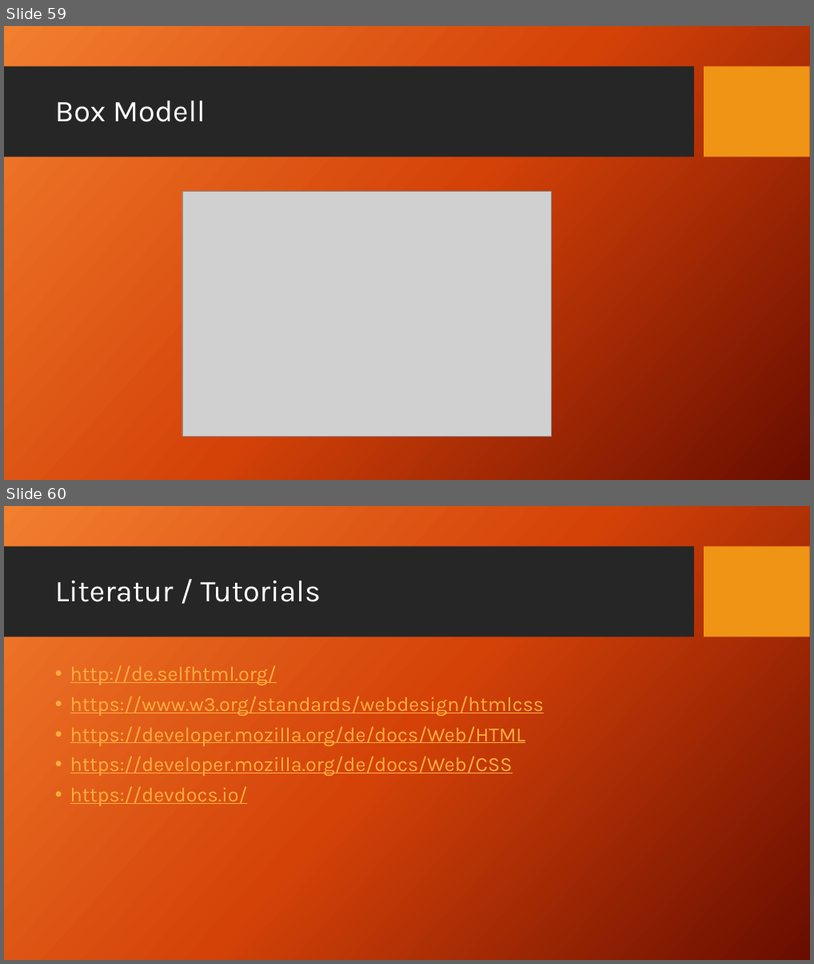
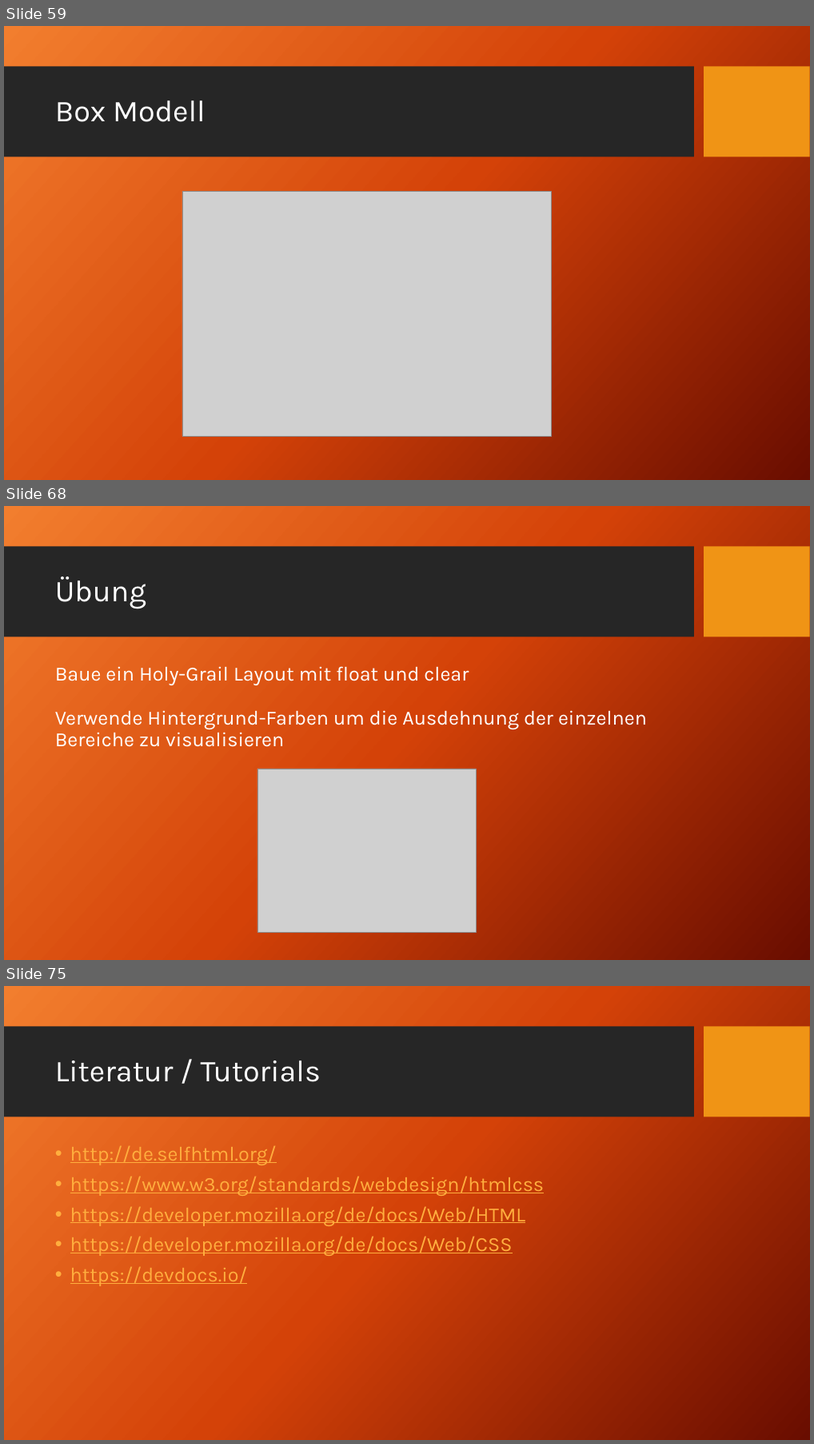
Before and after one commit to TomFrey/htmlCssBasicUebungen, a slide deck: html Schulung.pptx. Shown one above the other, each under a label of ours: slides 59 and 60 before the commit, slides 59, 68 and 75 after it; the slides between them are not shown. The pictures are 814x964 and 814x1444 pixels, drawn with LibreOffice and Linux fonts; fonts in the diff are those of the drawing; grey boxes stand for pictures; background and template pictures are left out. Boxes give left, top, right and bottom in pixels: in the first picture for what was removed or moved away, otherwise in the second. Text is boxed around its words. In the diff, an @@ line names an element or a change of style, - is before the commit and + after.

Commit message:
css float zur PowerPoint Präsentation hinzugefügt.

```diff
--- a/html Schulung.pptx
+++ b/html Schulung.pptx
@@ slide 68 added at (x1=4, y1=506, x2=810, y2=960), background picture (left out); not listed: 2 template elements that a slide beside it also shows @@
@@ title added at (x1=55, y1=576, x2=146, y2=608), 36 pt, text #FFFFFF @@
+Übung
@@ text added at (x1=55, y1=666, x2=647, y2=747), 24 pt, text #FFFFFF @@
+Baue ein Holy-Grail Layout mit float und clear
+Verwende Hintergrund-Farben um die Ausdehnung der einzelnen Bereiche zu visualisieren
@@ picture added at (x1=258, y1=768, x2=477, y2=932) @@
@@ what was slide 60 is now slide 75 @@
```
Also in this commit, not shown: 14 other slides added.
